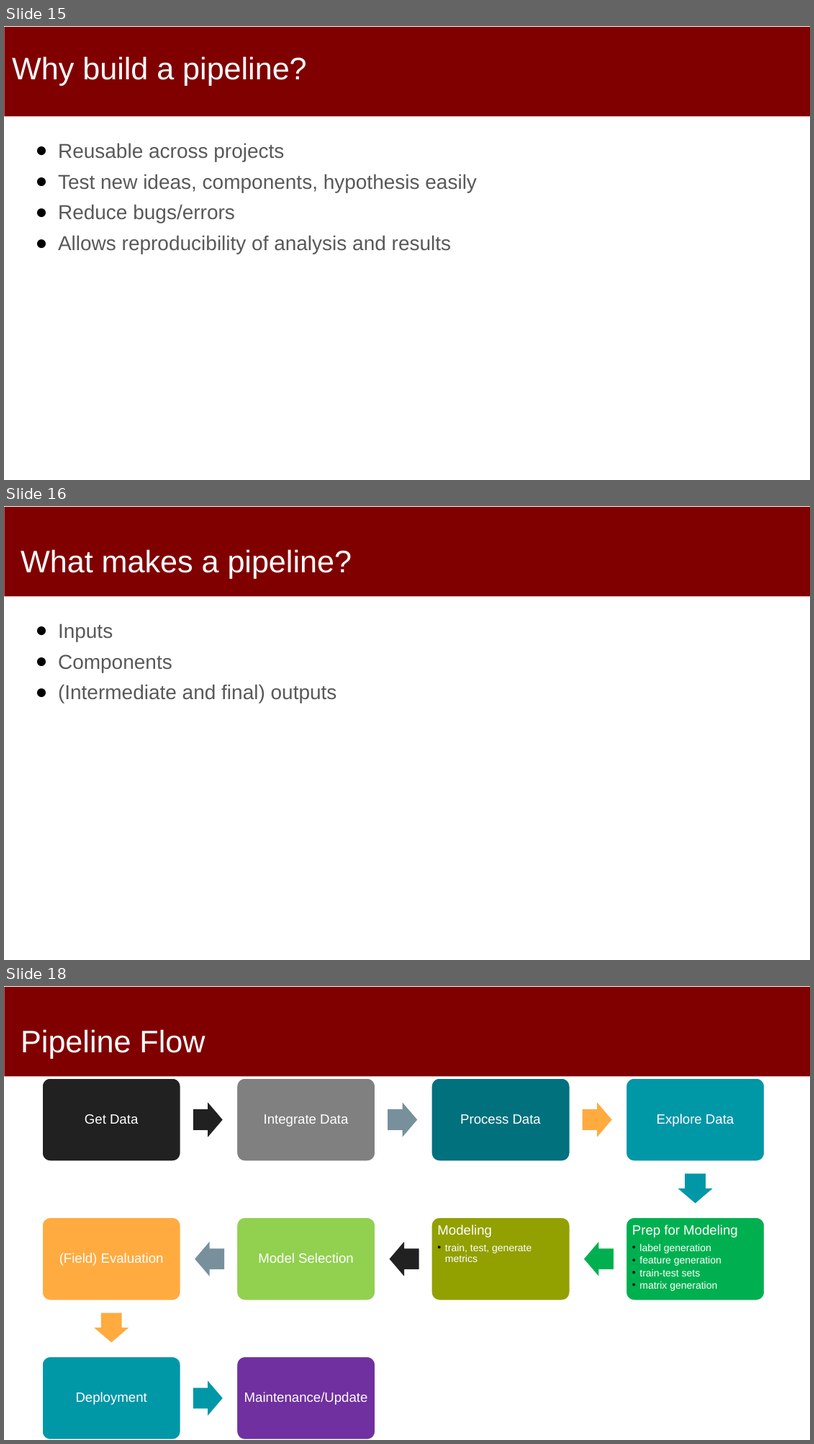
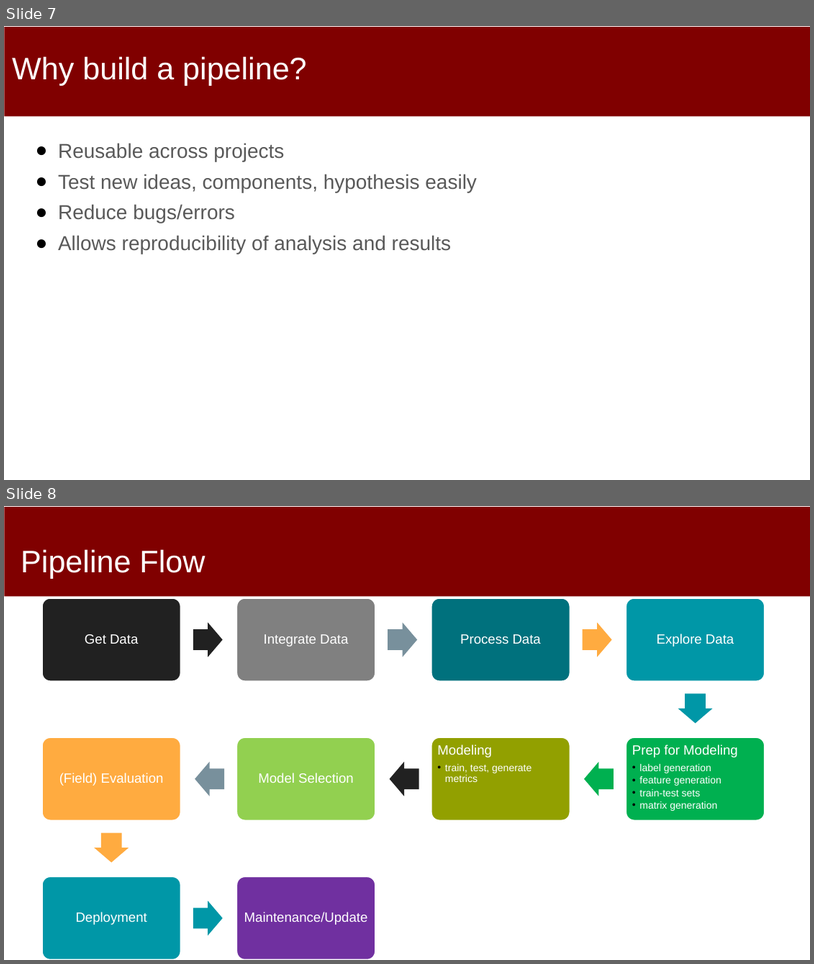
Before and after one commit to dssg/mlforpublicpolicylab, a slide deck: Lectures/09-Machine-Learning-Pipelines.pptx. Shown one above the other, each under a label of ours: slides 15, 16 and 18 before the commit, slides 7 and 8 after it; the slides between them are not shown. The pictures are 814x1444 and 814x964 pixels, drawn with LibreOffice and Linux fonts; fonts in the diff are those of the drawing. Boxes give left, top, right and bottom in pixels: in the first picture for what was removed or moved away, otherwise in the second. Text is boxed around its words. In the diff, an @@ line names an element or a change of style, - is before the commit and + after.

```diff
--- a/Lectures/09-Machine-Learning-Pipelines.pptx
+++ b/Lectures/09-Machine-Learning-Pipelines.pptx
@@ slide 16 removed at box(4, 506, 810, 960), background #FFFFFF; not listed: 1 template element that a slide beside it also shows @@
@@ title removed at box(21, 549, 352, 579) @@
-What makes a pipeline?
@@ text removed at box(58, 623, 337, 703) @@
-● Inputs
-● Components
-● (Intermediate and final) outputs
@@ what was slide 15 is now slide 7 @@
@@ what was slide 18 is now slide 8 @@
```
Also in this commit, not shown: 4 slides changed, 10 other slides removed.
